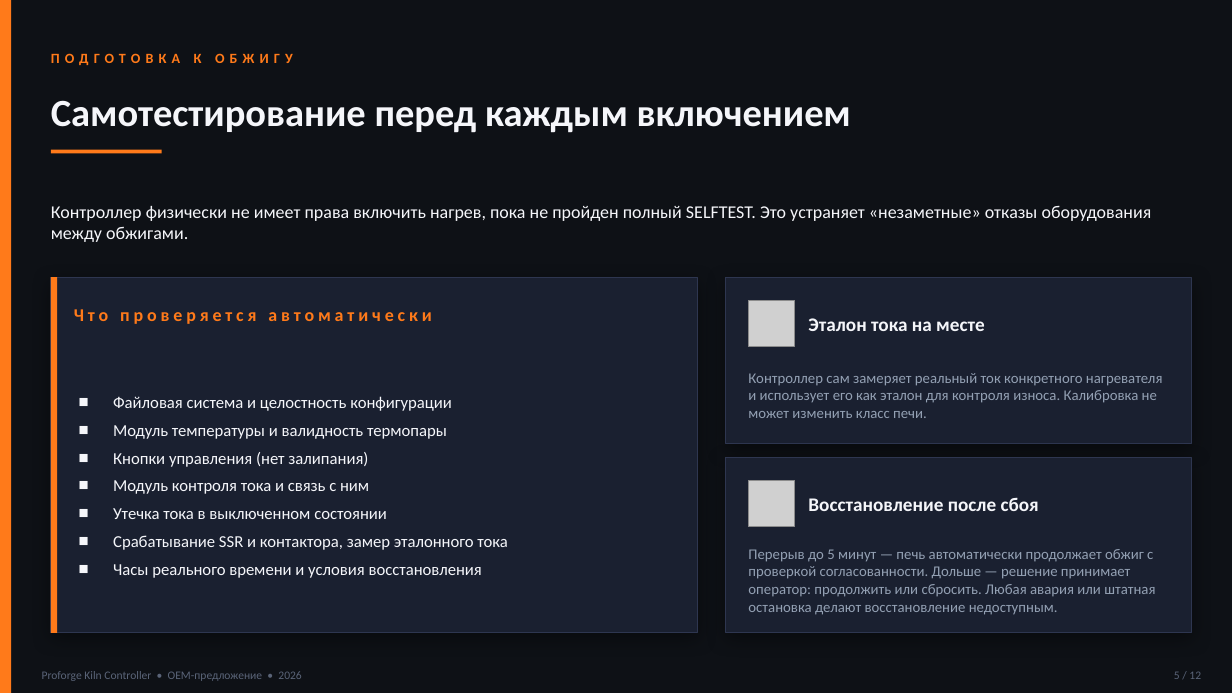
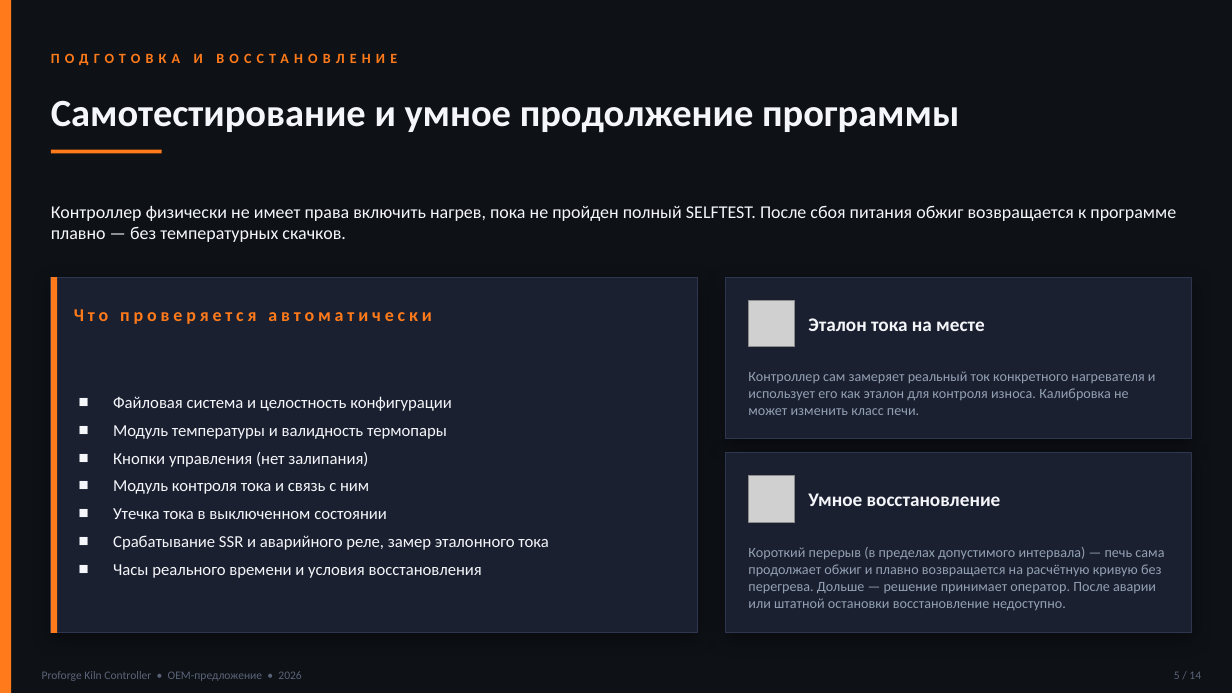
Before and after one commit to warmysh/website, a slide deck: slide 5 of public/files/OEM_Proforge_Kiln_Controller.pptx. Drawn at 1232x693 pixels with LibreOffice and Linux fonts; fonts in the diff are those of the drawing; grey boxes stand for pictures. Boxes give left, top, right and bottom in pixels: in the first picture for what was removed or moved away, otherwise in the second. Text is boxed around its words. In the diff, an @@ line names an element or a change of style, - is before the commit and + after.

```diff
--- a/public/files/OEM_Proforge_Kiln_Controller.pptx
+++ b/public/files/OEM_Proforge_Kiln_Controller.pptx
@@ text at bbox=[51, 53, 397, 65]: text changed @@
-ПОДГОТОВКА К ОБЖИГУ
+ПОДГОТОВКА И ВОССТАНОВЛЕНИЕ
@@ text at bbox=[51, 100, 959, 133]: text changed @@
-Самотестирование перед каждым включением
+Самотестирование и умное продолжение программы
@@ text at bbox=[51, 205, 1176, 242]: text changed @@
-Контроллер физически не имеет права включить нагрев, пока не пройден полный SELFTEST. Это устраняет «незаметные» отказы оборудования между обжигами.
+Контроллер физически не имеет права включить нагрев, пока не пройден полный SELFTEST. После сбоя питания обжиг возвращается к программе плавно — без температурных скачков.
@@ rectangle: place and size @@
-rectangle at bbox=[726, 277, 1192, 444]
+rectangle at bbox=[726, 277, 1192, 439]
@@ text "Контроллер сам замеряет реальный ток ..." at bbox=[748, 371, 1156, 415]: size 11.5 to 11 pt @@
@@ rectangle: place and size @@
-rectangle at bbox=[726, 457, 1192, 633]
+rectangle at bbox=[726, 453, 1192, 633]
@@ picture: place and size @@
-picture at bbox=[749, 481, 795, 527]
+picture at bbox=[749, 476, 795, 522]
@@ text at bbox=[808, 493, 1001, 506]: text changed @@
-Восстановление после сбоя
+Умное восстановление
@@ text at bbox=[113, 535, 549, 550]: text changed @@
-■ Срабатывание SSR и контактора, замер эталонного тока
+■ Срабатывание SSR и аварийного реле, замер эталонного тока
@@ text at bbox=[748, 547, 1164, 610]: text changed; size 11.5 to 11 pt @@
-Перерыв до 5 минут — печь автоматически продолжает обжиг с проверкой согласованности. Дольше — решение принимает оператор: продолжить или сбросить. Любая авария или штатная остановка делают восстановление недоступным.
+Короткий перерыв (в пределах допустимого интервала) — печь сама продолжает обжиг и плавно возвращается на расчётную кривую без перегрева. Дольше — решение принимает оператор. После аварии или штатной остановки восстановление недоступно.
@@ text at bbox=[1174, 671, 1201, 679]: text changed @@
-5 / 12
+5 / 14
```
Also in this commit, not shown: 10 other slides changed, 2 slides added, 39 other files.
